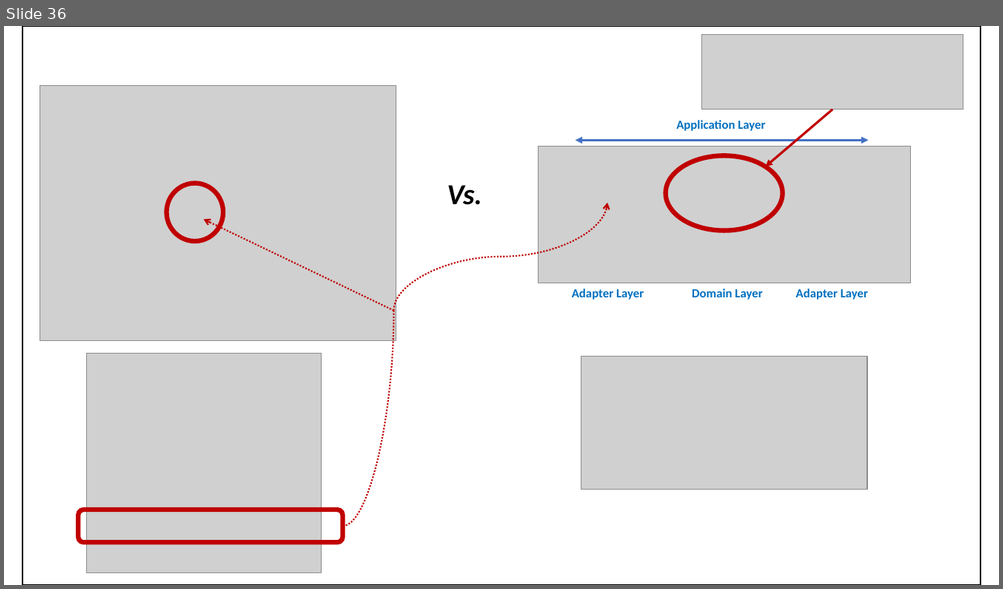
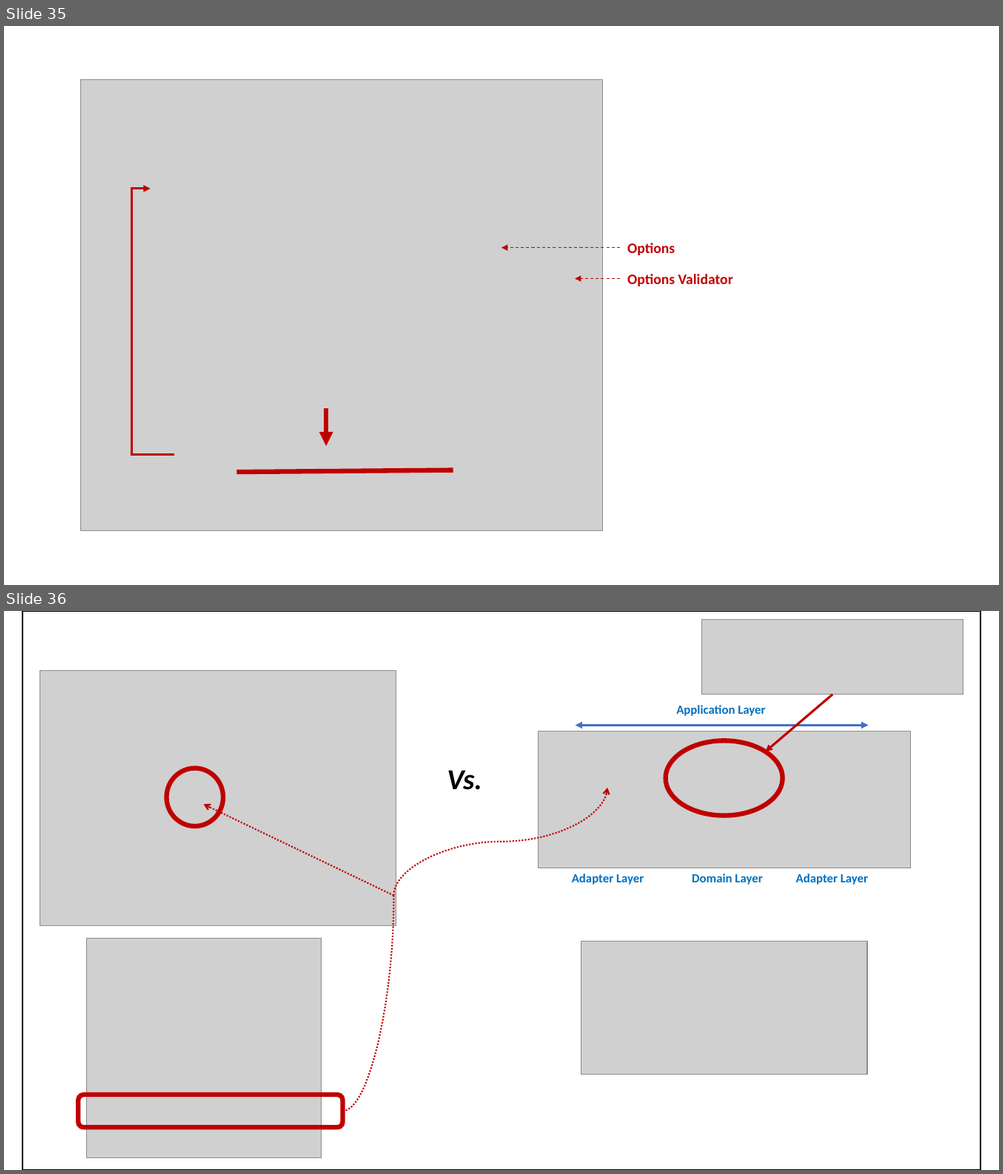
Before and after one commit to hhko/beyondcode, a slide deck: README.pptx. Shown one above the other, each under a label of ours: slide 36 before the commit, slides 35 and 36 after it. The pictures are 1003x589 and 1003x1174 pixels, drawn with LibreOffice and Linux fonts; fonts in the diff are those of the drawing; grey boxes stand for pictures. Boxes give left, top, right and bottom in pixels: in the first picture for what was removed or moved away, otherwise in the second. Text is boxed around its words. In the diff, an @@ line names an element or a change of style, - is before the commit and + after.

```diff
--- a/README.pptx
+++ b/README.pptx
@@ slide 35 added at <box>4,26,999,585</box>, background #FFFFFF @@
@@ picture added at <box>81,80,603,531</box> @@
@@ elbow arrow added from (174, 455) to (151, 189), #C00000 2.25 pt @@
@@ arrow added from (620, 247) to (502, 247), #C00000 0.75 pt dashed @@
@@ text added at <box>627,243,674,255</box>, 14 pt, text #C00000, bold @@
+Options
@@ arrow added from (620, 279) to (575, 279), #C00000 0.75 pt dashed @@
@@ text added at <box>627,274,733,286</box>, 14 pt, text #C00000, bold @@
+Options Validator
@@ arrow added from (327, 409) to (327, 446), #C00000 4.5 pt @@
@@ line added from (453, 471) to (237, 472), #C00000 4.5 pt @@
```
Also in this commit, not shown: 1 slide removed, 1 other file.
